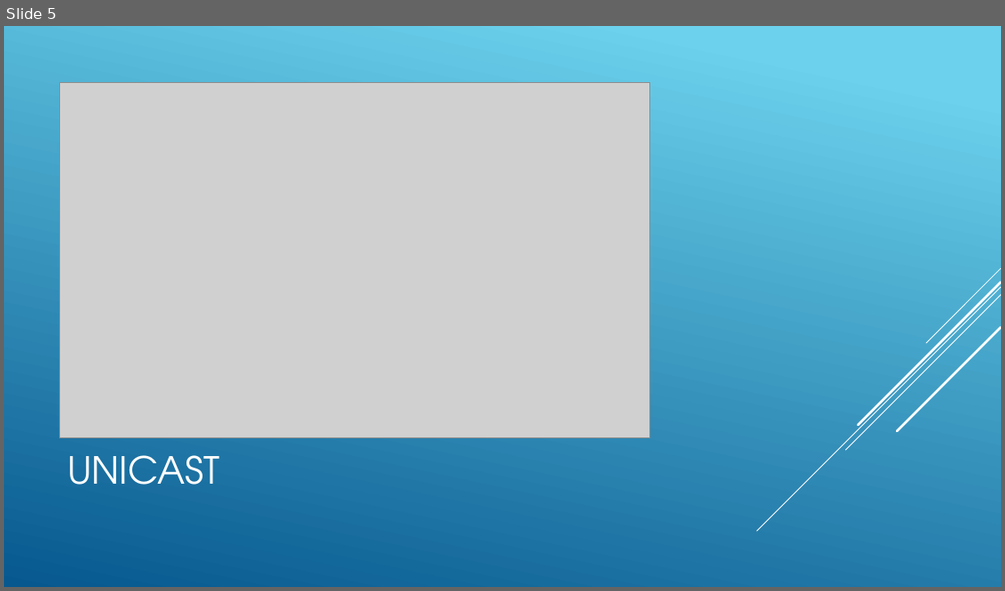
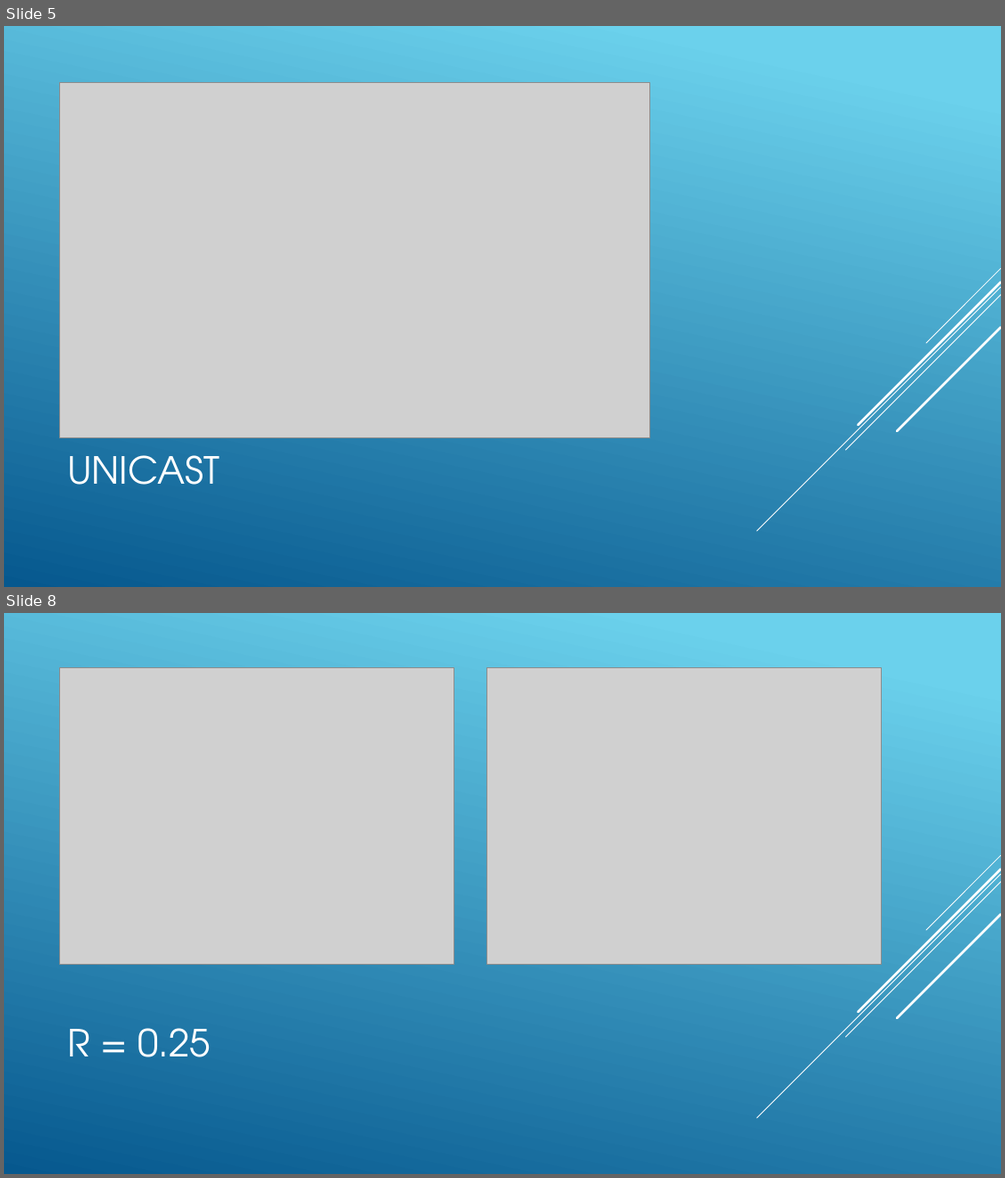
Before and after one commit to thebinaryblob/group2, a slide deck: doc/Time Synchronization II.pptx. Shown one above the other, each under a label of ours: slide 5 before the commit, slides 5 and 8 after it; the slides between them are not shown. The pictures are 1005x591 and 1005x1178 pixels, drawn with LibreOffice and Linux fonts; fonts in the diff are those of the drawing; grey boxes stand for pictures. Boxes give left, top, right and bottom in pixels: in the first picture for what was removed or moved away, otherwise in the second. Text is boxed around its words. In the diff, an @@ line names an element or a change of style, - is before the commit and + after.

```diff
--- a/doc/Time Synchronization II.pptx
+++ b/doc/Time Synchronization II.pptx
@@ slide 8 added at (4,613,1001,1174), background gradient #6ED2EB to #06588E; not listed: 5 template elements that a slide beside it also shows @@
@@ picture added at (60,668,454,964) @@
@@ picture added at (487,668,882,964) @@
@@ title added at (67,1028,210,1057), 36 pt, text #FFFFFF @@
+R = 0.25
```
Also in this commit, not shown: 5 other slides added.
